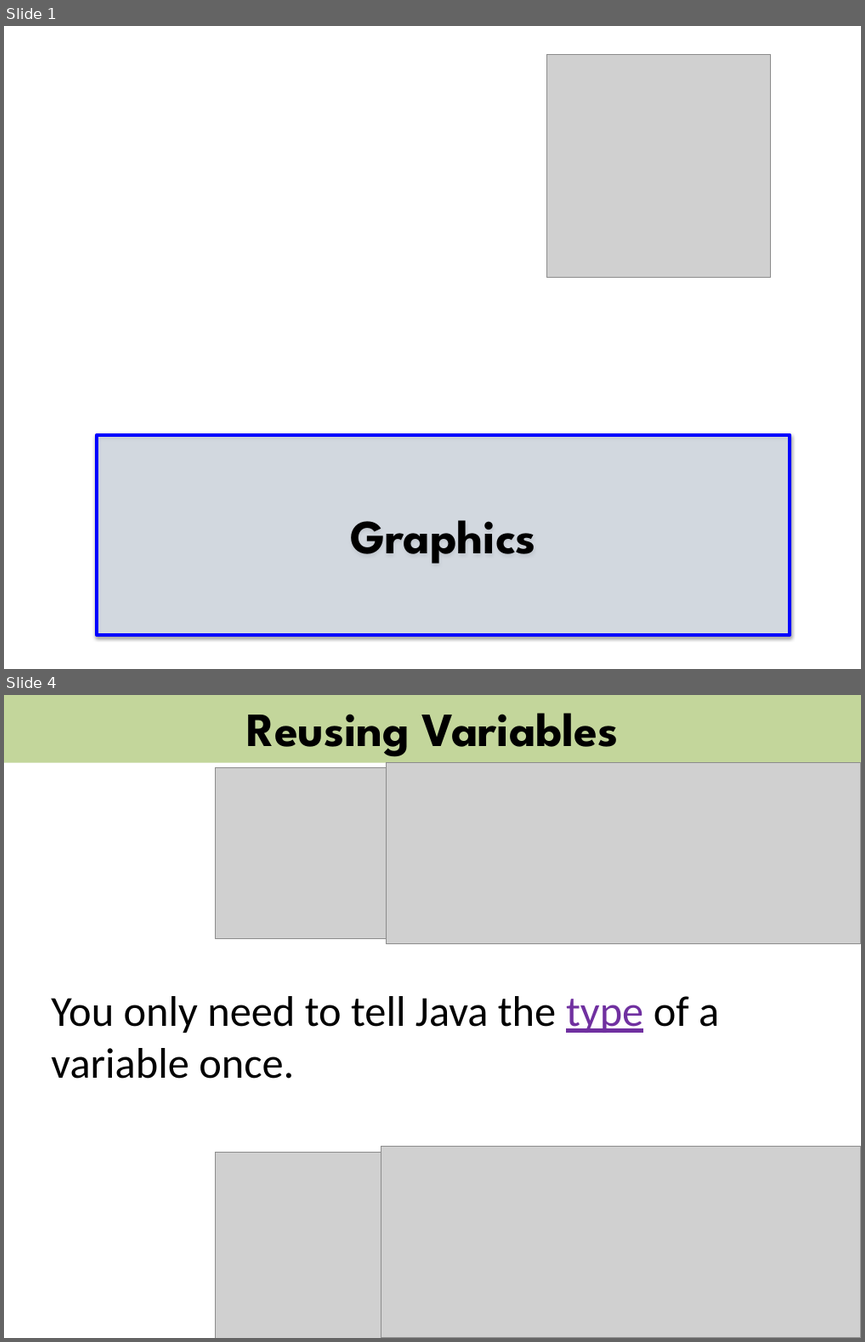
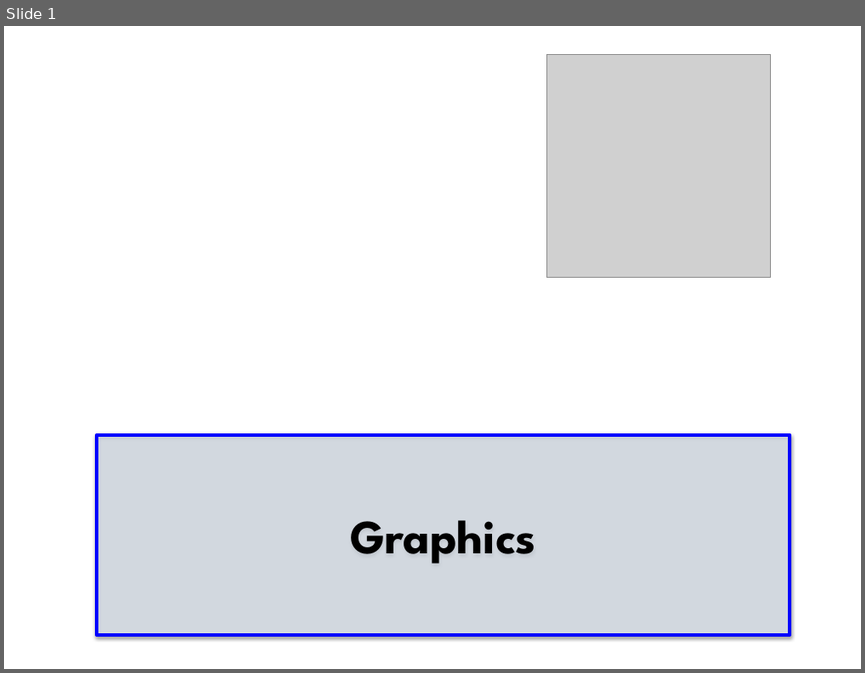
Before and after one commit to brycecr/csbridge2017, a slide deck: slides/Graphics.pptx. Shown one above the other, each under a label of ours: slides 1 and 4 before the commit, slide 1 after it; the slides between them are not shown. The pictures are 865x1342 and 865x673 pixels, drawn with LibreOffice and Linux fonts; fonts in the diff are those of the drawing; grey boxes stand for pictures; background and template pictures are left out. Boxes give left, top, right and bottom in pixels: in the first picture for what was removed or moved away, otherwise in the second. Text is boxed around its words. In the diff, an @@ line names an element or a change of style, - is before the commit and + after.

```diff
--- a/slides/Graphics.pptx
+++ b/slides/Graphics.pptx
@@ slide 4 removed at bbox=[4, 695, 861, 1338], background #FFFFFF @@
@@ rectangle removed at bbox=[4, 695, 861, 763] @@
-Reusing Variables
@@ picture removed at bbox=[215, 768, 386, 938] @@
@@ picture removed at bbox=[386, 763, 861, 943] @@
@@ text removed at bbox=[51, 996, 719, 1078] @@
-You only need to tell Java the type of a variable once.
@@ picture removed at bbox=[215, 1151, 381, 1338] @@
@@ picture removed at bbox=[381, 1145, 861, 1338] @@
```
Also in this commit, not shown: 5 slides added, 3 other slides removed.
